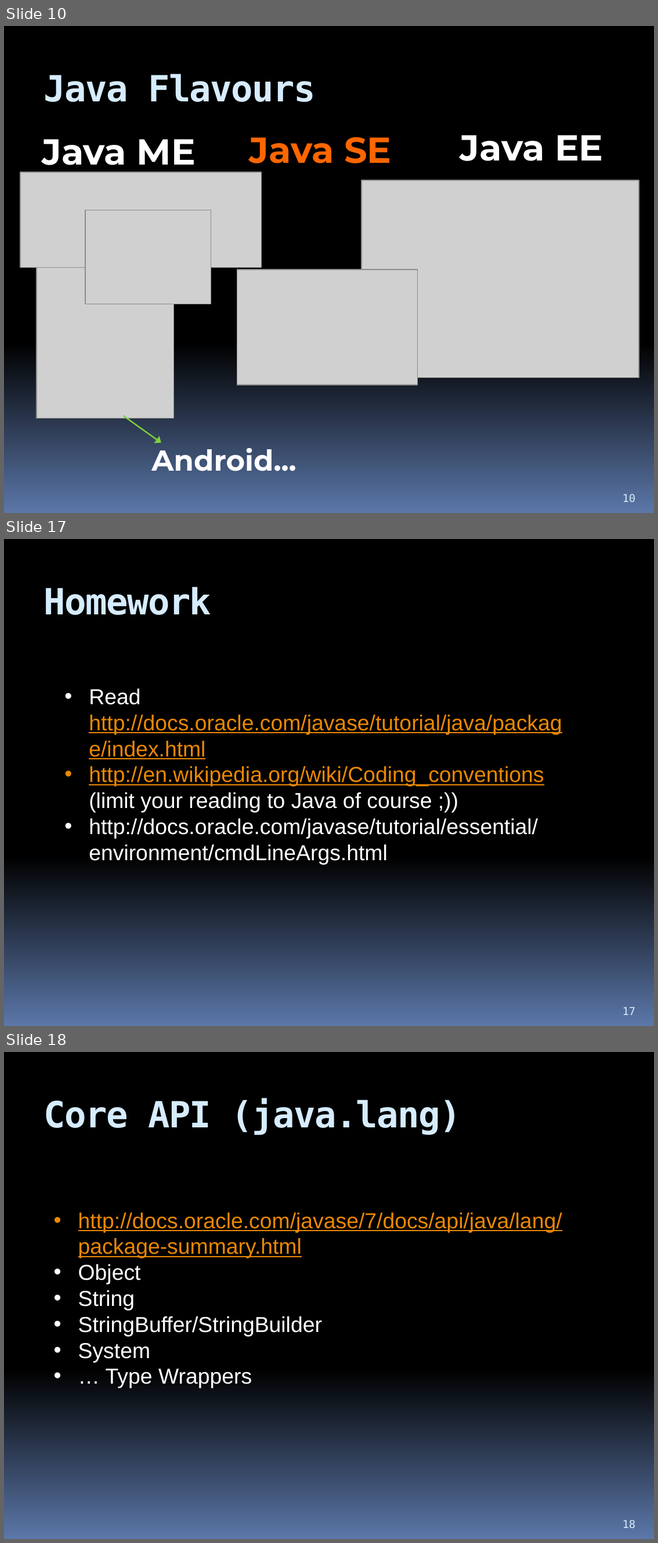
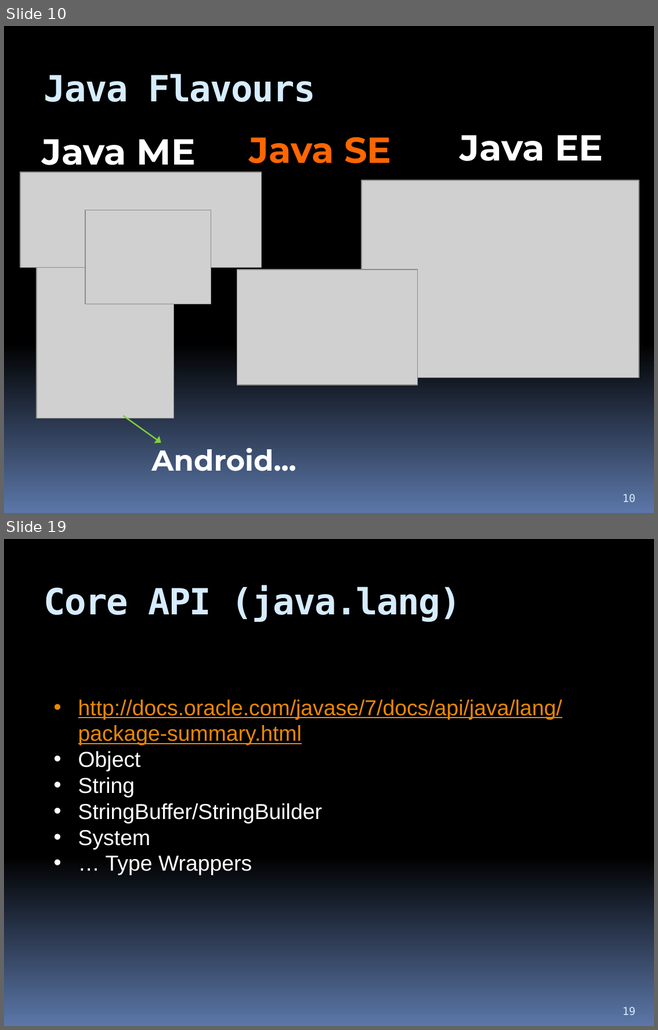
Before and after one commit to hchan/comp2613, a slide deck: coursePresentation.pptx. Shown one above the other, each under a label of ours: slides 10, 17 and 18 before the commit, slides 10 and 19 after it; the slides between them are not shown. The pictures are 658x1543 and 658x1030 pixels, drawn with LibreOffice and Linux fonts; fonts in the diff are those of the drawing; grey boxes stand for pictures. Boxes give left, top, right and bottom in pixels: in the first picture for what was removed or moved away, otherwise in the second. Text is boxed around its words. In the diff, an @@ line names an element or a change of style, - is before the commit and + after.

```diff
--- a/coursePresentation.pptx
+++ b/coursePresentation.pptx
@@ slide 17 removed at (x1=4, y1=539, x2=654, y2=1026), background gradient #000000 to #5B77A8 @@
@@ title removed at (x1=44, y1=587, x2=212, y2=615) @@
-Homework
@@ text removed at (x1=89, y1=689, x2=561, y2=864) @@
-• Read http://docs.oracle.com/javase/tutorial/java/package/index.html
-• http://en.wikipedia.org/wiki/Coding_conventions (limit your reading to Java of course ;))
-• http://docs.oracle.com/javase/tutorial/essential/environment/cmdLineArgs.html
@@ page number removed at (x1=622, y1=1007, x2=635, y2=1015) @@
-17
@@ what was slide 18 is now slide 19 @@
@@ page number at (x1=622, y1=1007, x2=635, y2=1015): text changed @@
-18
+19
```
Also in this commit, not shown: 11 slides changed, 16 slides added, 5 other slides removed, 2 other files.
